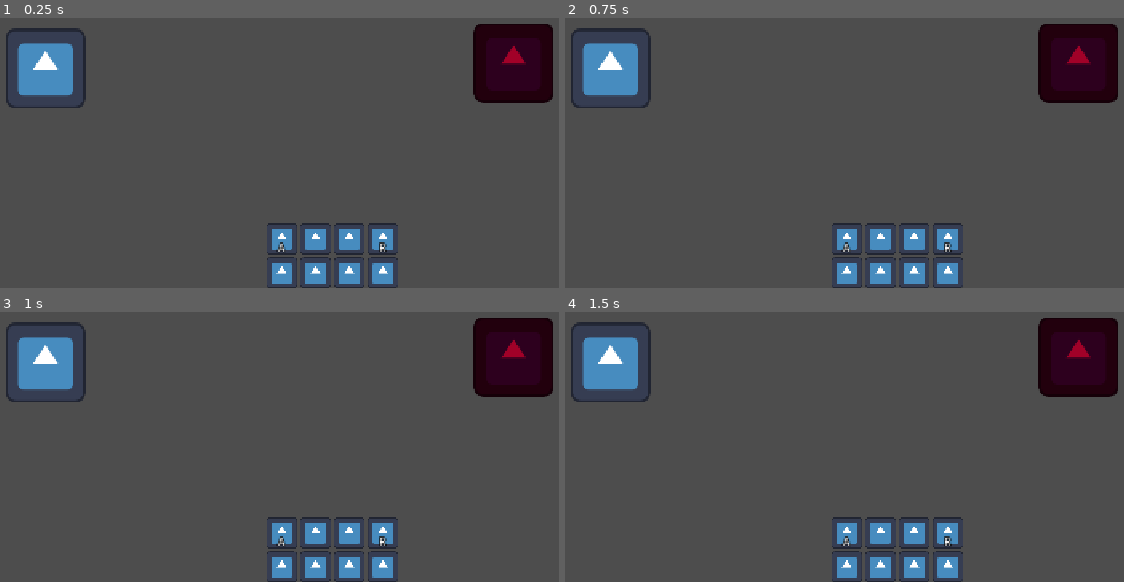
Above: before the commit, frames 1-4 (two rows, left to right).
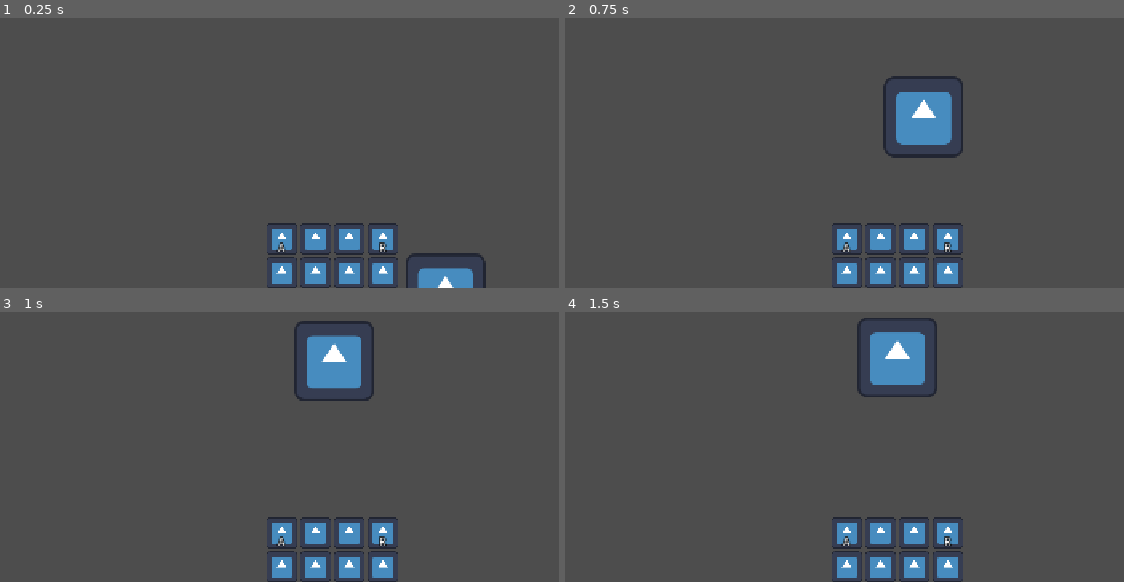
Above: after the commit, the same moments.

Repository: Phasio3/Spellrounds
Game: Godot game, scene res://scenes/testScene.tscn
Same seed, same stepped clock (60 frames per second), same inputs: the game is played once before the commit and once after it. The engine's default icon, where the game draws it, is replaced by a stand-in: a white triangle on a blue panel in a dark square.
Inputs (mouse positions are in pixels of both pictures, inside the frame that each line leads up to):
- Up to frame 1 (0.25 s): no input
- Up to frame 2 (0.75 s): tap Enter at 0.5 s; move the mouse to (1073, 39) at 0.52 s; tap Space at 0.6 s; click (1073, 39) at 0.67 s
- Up to frame 3 (1 s): tap Space at 0.77 s
- Up to frame 4 (1.5 s): tap Space at 1.07 s; move the mouse to (738, 379) at 1.27 s; tap Q (spell_a) at 1.35 s; click (738, 379) at 1.42 s

The runs differ from the first frame. In frame 1, 7.7% of the frame differs, in the area x 1-99%, y 2-100%; in frame 2, 9.2%, in the area x 1-99%, y 2-52%; in frame 3, 9.1%; in frame 4, 9.2%.

Commit message:
V0.5
Caméra de fou malade

Diff:
--- a/scenes/testScene.tscn
+++ b/scenes/testScene.tscn
@@ -1,9 +1,10 @@
-[gd_scene load_steps=5 format=3 uid="uid://cdqfg5ctxjrgx"]
+[gd_scene load_steps=6 format=3 uid="uid://cdqfg5ctxjrgx"]
 
 [ext_resource type="PackedScene" uid="uid://cnunnppmtvhkf" path="res://scenes/player.tscn" id="1_4lyoc"]
 [ext_resource type="Script" uid="uid://cylvme8bhaj7t" path="res://scripts/Manager/testManager.gd" id="1_sj726"]
 [ext_resource type="PackedScene" uid="uid://cdev34hgwh530" path="res://scenes/dummy.tscn" id="2_i052m"]
 [ext_resource type="PackedScene" uid="uid://bgk5aodghwb4b" path="res://scenes/UI/spellBar.tscn" id="3_3sglg"]
+[ext_resource type="Script" uid="uid://cdxh33mwkse4" path="res://scripts/Manager/cameraManager.gd" id="5_4pc36"]
 
 [node name="Scène Test" type="Node2D"]
 script = ExtResource("1_sj726")
@@ -16,3 +17,13 @@
 position = Vector2(930, 359)
 
 [node name="CanvasLayer" parent="." instance=ExtResource("3_3sglg")]
+
+[node name="Camera2D" type="Camera2D" parent="." node_paths=PackedStringArray("player")]
+script = ExtResource("5_4pc36")
+player = NodePath("../Player")
+zoom_min = 0.2
+zoom_max = 2.5
+world_limit_left = -1000.0
+world_limit_right = 1000.0
+world_limit_top = -1000.0
+world_limit_bottom = 1000.0
--- /dev/null
+++ b/scripts/Manager/cameraManager.gd
@@ -0,0 +1,197 @@
+extends Camera2D
+
+# ─────────────────────────────────────────
+#  PARAMÈTRES CONFIGURABLES DANS L'INSPECTEUR
+# ─────────────────────────────────────────
+
+## Référence au nœud joueur (glisse ton joueur ici dans l'inspecteur)
+@export var player: Node2D
+
+## Vitesse de déplacement de la caméra au scroll de bordure
+@export var pan_speed: float = 600.0
+
+## Épaisseur de la zone de détection en bordure d'écran (px)
+@export var edge_margin: int = 20
+
+## Zoom minimum (dézoom maximum)
+@export var zoom_min: float = 0.5
+
+## Zoom maximum (zoom maximum)
+@export var zoom_max: float = 2.0
+
+## Vitesse d'interpolation du zoom
+@export var zoom_speed: float = 8.0
+
+## Incrément de zoom par molette
+@export var zoom_step: float = 0.1
+
+## Vitesse d'interpolation lors du recentrage sur le joueur (Espace)
+@export var recenter_speed: float = 10.0
+
+## Limites de déplacement de la caméra dans le monde
+## Laisser à 0 pour désactiver les limites (ou les définir selon ta carte)
+@export var world_limit_left: float   = -2000.0
+@export var world_limit_right: float  =  2000.0
+@export var world_limit_top: float    = -2000.0
+@export var world_limit_bottom: float =  2000.0
+
+## Activer / désactiver le pan de bordure
+@export var edge_pan_enabled: bool = true
+
+## Vitesse du pan à la molette (clic molette maintenu)
+@export var middle_pan_speed: float = 1.5
+
+# ─────────────────────────────────────────
+#  VARIABLES INTERNES
+# ─────────────────────────────────────────
+
+var _target_zoom: float = 1.0
+var _is_recentering: bool = false
+var _middle_mouse_panning: bool = false
+var _middle_mouse_origin: Vector2 = Vector2.ZERO
+var _camera_origin: Vector2 = Vector2.ZERO
+
+# ─────────────────────────────────────────
+#  INITIALISATION
+# ─────────────────────────────────────────
+
+func _ready() -> void:
+	# On part du zoom actuel défini dans l'inspecteur
+	_target_zoom = zoom.x
+	# La caméra ne suit pas automatiquement le joueur
+	# Elle est en position fixe et se déplace manuellement
+
+
+# ─────────────────────────────────────────
+#  BOUCLE PRINCIPALE
+# ─────────────────────────────────────────
+
+func _process(delta: float) -> void:
+	_handle_zoom(delta)
+	_handle_recenter(delta)
+	_handle_middle_mouse_pan()
+
+	# Le pan de bordure ne s'active que si on ne recentre pas activement
+	# et qu'on n'est pas en train de pan à la molette
+	if not _is_recentering and edge_pan_enabled and not _middle_mouse_panning:
+		_handle_edge_pan(delta)
+
+	_apply_world_limits()
+
+
+# ─────────────────────────────────────────
+#  GESTION DES INPUTS (molette + espace)
+# ─────────────────────────────────────────
+
+func _unhandled_input(event: InputEvent) -> void:
+	# Zoom molette
+	if event is InputEventMouseButton:
+		if event.pressed:
+			if event.button_index == MOUSE_BUTTON_WHEEL_UP:
+				_target_zoom = clamp(_target_zoom + zoom_step, zoom_min, zoom_max)
+			elif event.button_index == MOUSE_BUTTON_WHEEL_DOWN:
+				_target_zoom = clamp(_target_zoom - zoom_step, zoom_min, zoom_max)
+
+		# Clic molette maintenu → pan
+		if event.button_index == MOUSE_BUTTON_MIDDLE:
+			if event.pressed:
+				_middle_mouse_panning = true
+				_middle_mouse_origin = get_viewport().get_mouse_position()
+				_camera_origin = global_position
+				_is_recentering = false
+				Input.set_default_cursor_shape(Input.CURSOR_MOVE)
+			else:
+				_middle_mouse_panning = false
+				Input.set_default_cursor_shape(Input.CURSOR_ARROW)
+
+	# Recentrage sur le joueur (Espace)
+	if event is InputEventKey:
+		if event.pressed and event.keycode == KEY_SPACE:
+			if player:
+				_is_recentering = true
+
+
+# ─────────────────────────────────────────
+#  PAN À LA MOLETTE (clic molette maintenu)
+# ─────────────────────────────────────────
+
+func _handle_middle_mouse_pan() -> void:
+	if not _middle_mouse_panning:
+		return
+
+	var mouse_pos: Vector2 = get_viewport().get_mouse_position()
+	var delta_mouse: Vector2 = mouse_pos - _middle_mouse_origin
+
+	# On déplace la caméra en sens inverse du mouvement de souris,
+	# compensé par le zoom pour que la vitesse reste cohérente
+	global_position = _camera_origin - delta_mouse * middle_pan_speed * (1.0 / zoom.x)
+
+
+# ─────────────────────────────────────────
+#  PAN DE BORDURE (style LoL)
+# ─────────────────────────────────────────
+
+func _handle_edge_pan(delta: float) -> void:
+	var mouse_pos: Vector2 = get_viewport().get_mouse_position()
+	var screen_size: Vector2 = get_viewport_rect().size
+	var direction: Vector2 = Vector2.ZERO
+
+	# Détection des 4 bordures
+	if mouse_pos.x < edge_margin:
+		direction.x = -1.0
+	elif mouse_pos.x > screen_size.x - edge_margin:
+		direction.x = 1.0
+
+	if mouse_pos.y < edge_margin:
+		direction.y = -1.0
+	elif mouse_pos.y > screen_size.y - edge_margin:
+		direction.y = 1.0
+
+	if direction != Vector2.ZERO:
+		# On normalise pour éviter une vitesse diagonale plus rapide
+		# puis on compense selon le zoom actuel pour garder une vitesse visuelle constante
+		global_position += direction.normalized() * pan_speed * delta * (1.0 / zoom.x)
+
+
+# ─────────────────────────────────────────
+#  RECENTRAGE SUR LE JOUEUR (Espace)
+# ─────────────────────────────────────────
+
+func _handle_recenter(delta: float) -> void:
+	if not _is_recentering or not player:
+		return
+
+	# Interpolation fluide vers la position du joueur
+	global_position = global_position.lerp(player.global_position, recenter_speed * delta)
+
+	# On arrête le recentrage quand on est suffisamment proche
+	if global_position.distance_to(player.global_position) < 2.0:
+		global_position = player.global_position
+		_is_recentering = false
+
+
+# ─────────────────────────────────────────
+#  ZOOM FLUIDE
+# ─────────────────────────────────────────
+
+func _handle_zoom(delta: float) -> void:
+	var current_zoom: float = zoom.x
+	var new_zoom: float = lerp(current_zoom, _target_zoom, zoom_speed * delta)
+	zoom = Vector2(new_zoom, new_zoom)
+
+
+# ─────────────────────────────────────────
+#  LIMITES DU MONDE
+# ─────────────────────────────────────────
+
+func _apply_world_limits() -> void:
+	# Optionnel : ne clamp que si les limites sont différentes de zéro sur les deux axes
+	var use_limits: bool = not (
+		world_limit_left == 0 and world_limit_right == 0 and
+		world_limit_top == 0 and world_limit_bottom == 0
+	)
+	if not use_limits:
+		return
+
+	global_position.x = clamp(global_position.x, world_limit_left, world_limit_right)
+	global_position.y = clamp(global_position.y, world_limit_top, world_limit_bottom)
Not shown, added: scripts/Manager/cameraManager.gd.uid
